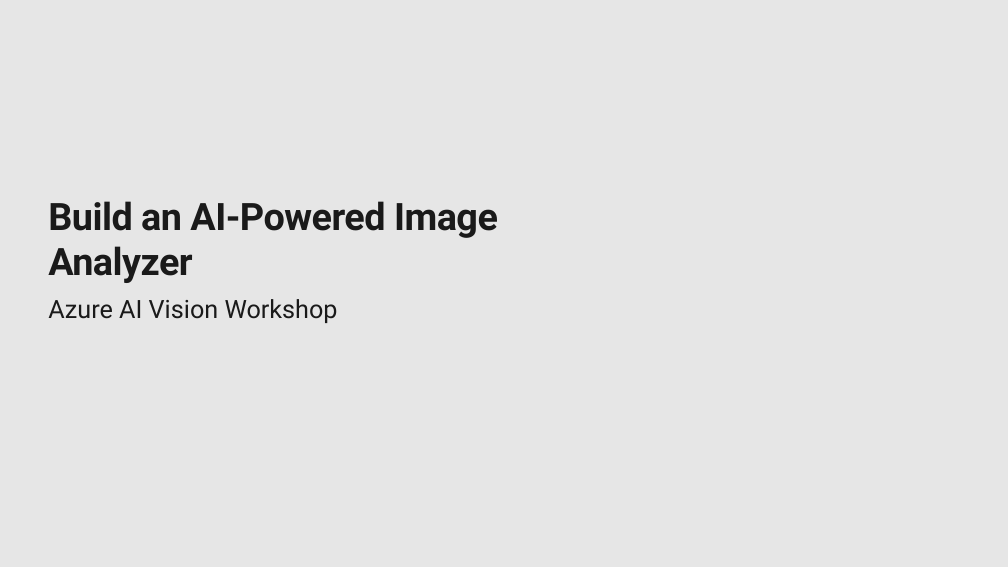
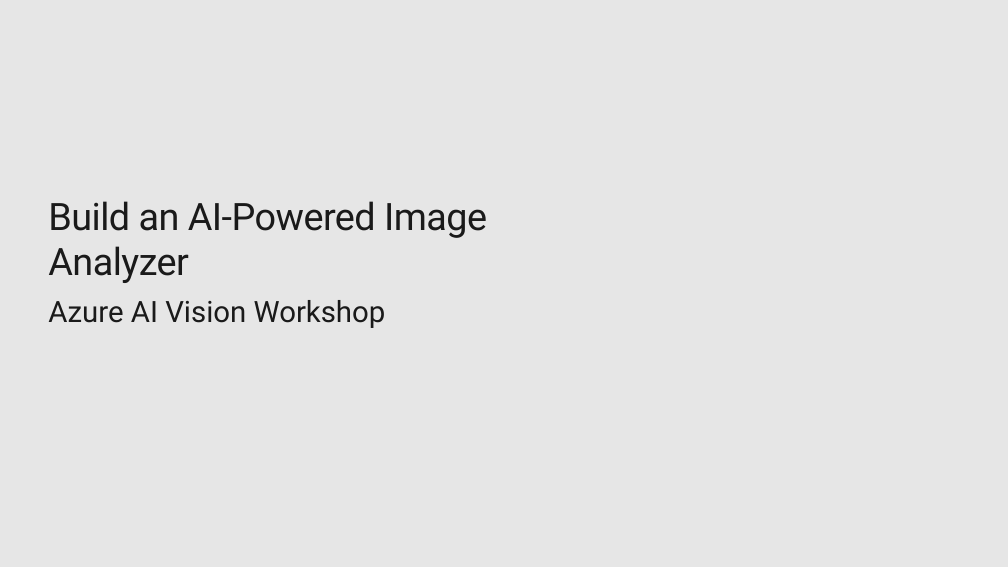
Before and after one commit to jainal09/azure-ai-vision-workshop, a slide deck: slide 2 of Azure_AI_Vision_Workshop.pptx. Drawn at 1008x567 pixels with LibreOffice and Linux fonts; fonts in the diff are those of the drawing; background and template pictures are left out. Boxes give left, top, right and bottom in pixels: in the first picture for what was removed or moved away, otherwise in the second. Text is boxed around its words. In the diff, an @@ line names an element or a change of style, - is before the commit and + after.

```diff
--- a/Azure_AI_Vision_Workshop.pptx
+++ b/Azure_AI_Vision_Workshop.pptx
@@ title "Build an AI-Powered Image Analyzer" at box(48, 201, 487, 283): bold off @@
@@ text "Azure AI Vision Workshop" at box(48, 300, 386, 328): size 24 to 28 pt @@
```
Also in this commit, not shown: 10 other slides changed, 5 slides added, 1 other file.
